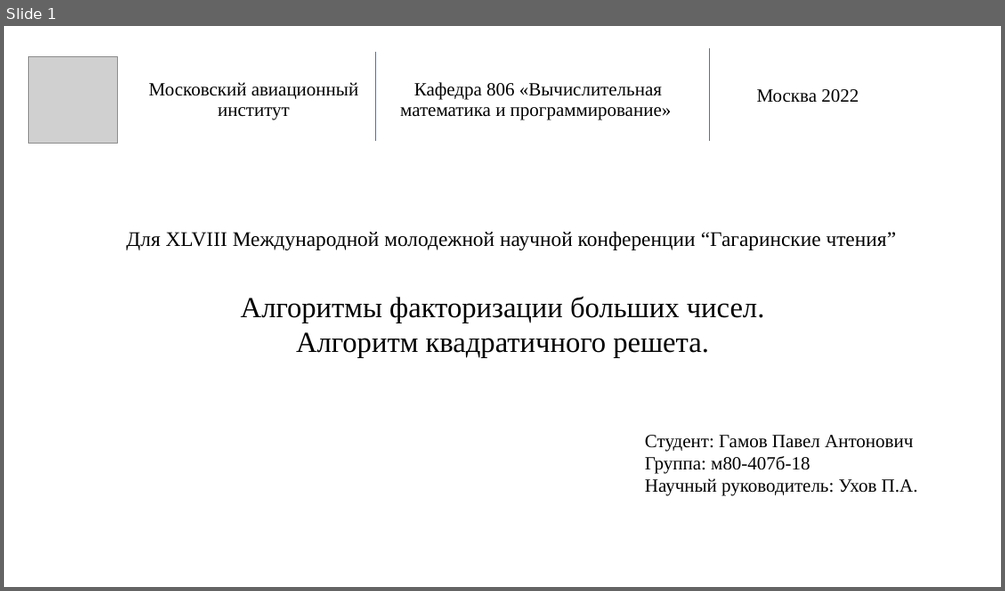
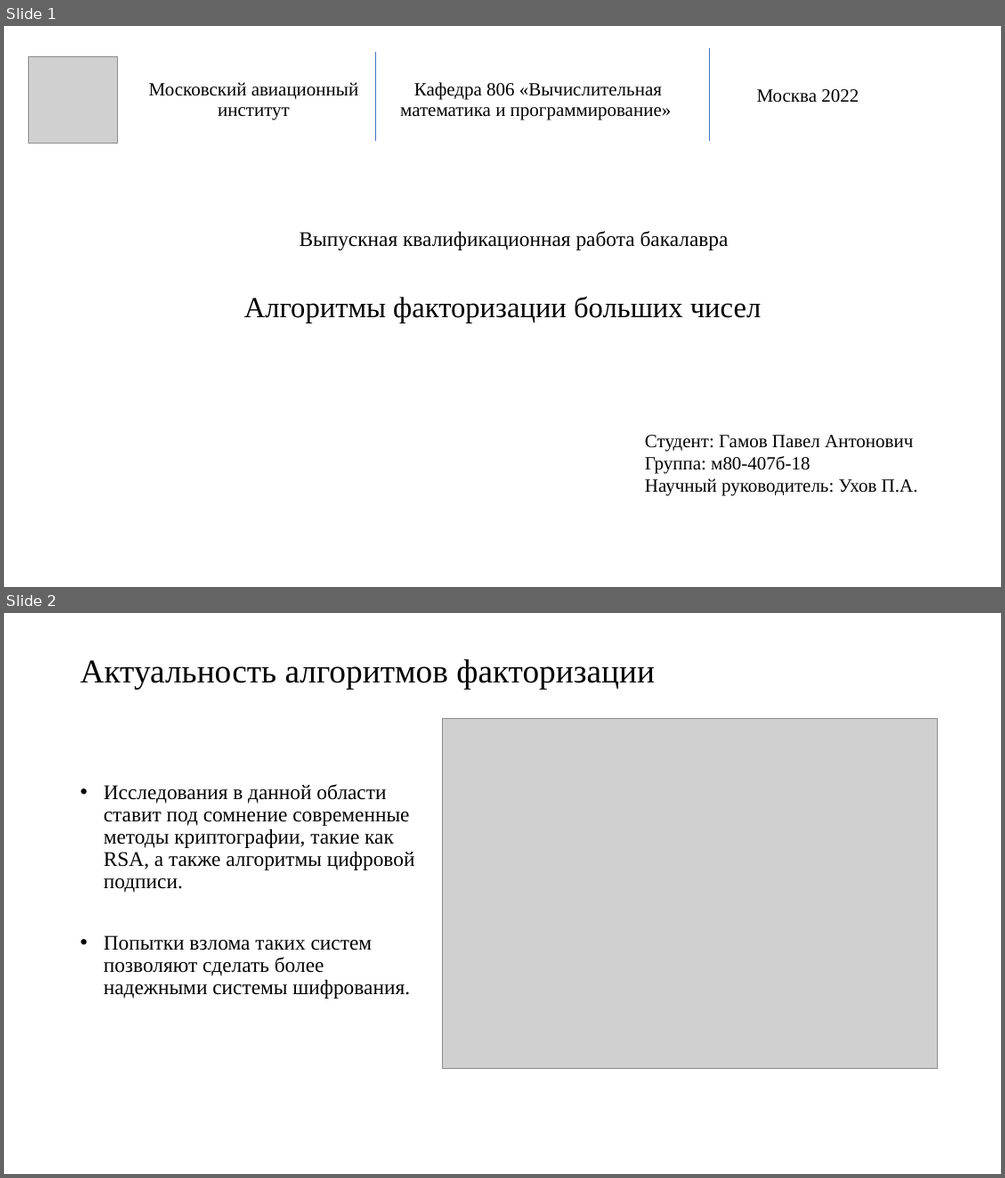
Before and after one commit to pagamov/VKR, a slide deck: Гамов Павел Чтения.pptx. Shown one above the other, each under a label of ours: slide 1 before the commit, slides 1 and 2 after it. The pictures are 1005x591 and 1005x1178 pixels, drawn with LibreOffice and Linux fonts; fonts in the diff are those of the drawing; grey boxes stand for pictures. Boxes give left, top, right and bottom in pixels: in the first picture for what was removed or moved away, otherwise in the second. Text is boxed around its words. In the diff, an @@ line names an element or a change of style, - is before the commit and + after.

```diff
--- a/Гамов Павел Чтения.pptx
+++ b/Гамов Павел Чтения.pptx
@@ slide 2 added at (4, 613, 1001, 1174), background #FFFFFF @@
@@ title added at (81, 659, 655, 689), 32 pt, text #000000 @@
+Актуальность алгоритмов факторизации
@@ picture added at (442, 718, 938, 1068) @@
@@ text added at (104, 784, 415, 998), 20 pt, text #000000 @@
+• Исследования в данной области ставит под сомнение современные методы криптографии, такие как RSA, а также алгоритмы цифровой подписи.
+• Попытки взлома таких систем позволяют сделать более надежными системы шифрования.
@@ slide 1 changed as well @@
@@ text at (299, 231, 728, 250): text changed @@
-Для XLVIII Международной молодежной научной конференции “Гагаринские чтения”
+Выпускная квалификационная работа бакалавра
@@ text at (244, 296, 761, 323): text changed @@
-Алгоритмы факторизации больших чисел.
-Алгоритм квадратичного решета.
+Алгоритмы факторизации больших чисел
```
Also in this commit, not shown: 5 other slides changed, 6 other slides added, 1 slide removed, 1 other file.
